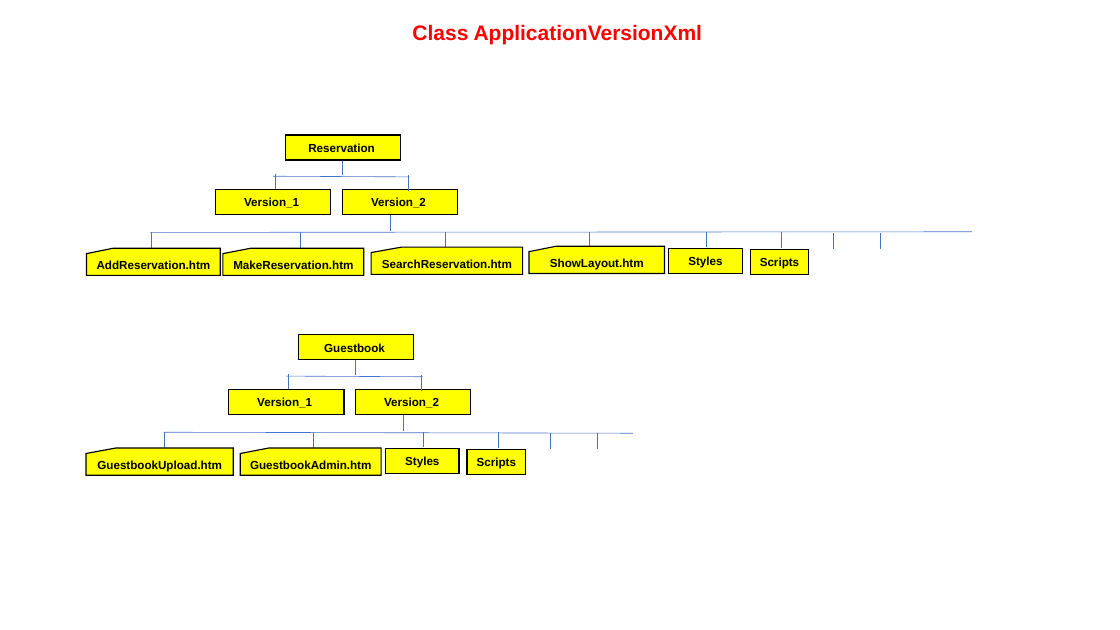
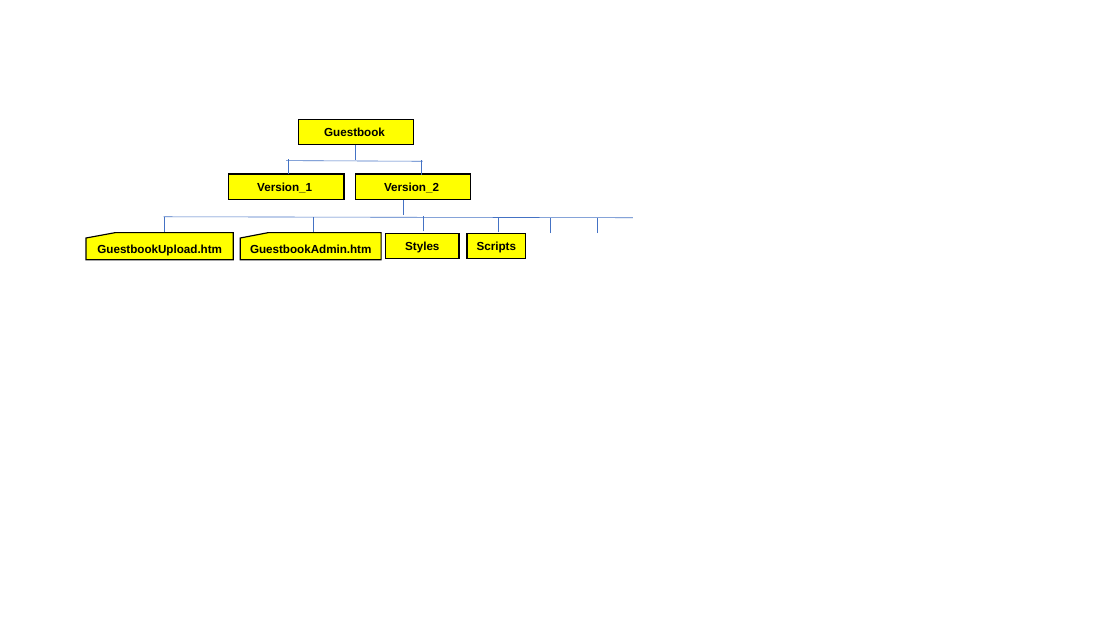
Before and after one commit to JazzLiveAarau/WwwXml, a slide deck: slide 3 of Descriptions/ApplicationVersionXml.pptx (slide 2 before the commit). Drawn at 1120x630 pixels with LibreOffice and Linux fonts; fonts in the diff are those of the drawing. Boxes give left, top, right and bottom in pixels: in the first picture for what was removed or moved away, otherwise in the second. Text is boxed around its words. In the diff, an @@ line names an element or a change of style, - is before the commit and + after.

```diff
--- a/Descriptions/ApplicationVersionXml.pptx
+++ b/Descriptions/ApplicationVersionXml.pptx
@@ text removed at [412,24,702,44] @@
-Class ApplicationVersionXml
@@ rectangle removed at [286,135,401,160] @@
-Reservation
@@ 5 lines, 1 rectangle: place and size @@
-5 lines, 1 rectangle at [151,174,410,248]
+5 lines, 1 rectangle at [164,159,423,232]
@@ line removed from (150, 233) to (972, 232) @@
@@ 2 flow chart punched cards, 1 rectangle, 1 line: place and size @@
-2 flow chart punched cards, 1 rectangle, 1 line at [86,335,633,475]
+2 flow chart punched cards, 1 rectangle, 1 line at [86,119,633,260]
@@ 2 lines, 1 rectangle: place and size @@
-2 lines, 1 rectangle at [301,160,458,248]
+2 lines, 1 rectangle at [313,145,471,232]
@@ rectangle "Styles": place and size @@
-rectangle "Styles" at [669,249,742,274]
+rectangle "Styles" at [386,233,459,258]
@@ line moved from (445, 248) - (445, 233) to (423, 232) - (423, 216) @@
@@ rectangle "Scripts": place and size @@
-rectangle "Scripts" at [750,250,809,275]
+rectangle "Scripts" at [467,234,526,259]
@@ line moved from (355, 376) - (355, 360) to (498, 232) - (498, 217) @@
@@ line moved from (707, 247) - (707, 232) to (550, 233) - (550, 218) @@
@@ line moved from (590, 247) - (590, 232) to (597, 233) - (597, 218) @@
@@ line removed from (781, 248) to (781, 233) @@
@@ line removed from (833, 249) to (833, 234) @@
@@ line removed from (881, 249) to (881, 234) @@
@@ flow chart punched card removed at [87,248,220,275] @@
-AddReservation.htm
@@ flow chart punched card removed at [223,248,364,275] @@
-MakeReservation.htm
@@ flow chart punched card removed at [371,247,523,274] @@
-SearchReservation.htm
@@ flow chart punched card removed at [529,246,665,273] @@
-ShowLayout.htm
@@ line removed from (287, 376) to (423, 377) @@
@@ line removed from (289, 390) to (289, 374) @@
@@ line removed from (422, 391) to (422, 376) @@
@@ rectangle removed at [229,390,344,415] @@
-Version_1
@@ rectangle removed at [355,390,471,415] @@
-Version_2
@@ line removed from (404, 431) to (404, 415) @@
@@ line removed from (164, 448) to (164, 433) @@
@@ line removed from (313, 448) to (313, 433) @@
@@ rectangle removed at [386,449,459,474] @@
-Styles
@@ line removed from (423, 447) to (423, 432) @@
@@ line removed from (498, 448) to (498, 433) @@
@@ line removed from (550, 449) to (550, 434) @@
@@ line removed from (597, 449) to (597, 434) @@
@@ rectangle removed at [467,450,526,475] @@
-Scripts
```
Also in this commit, not shown: 1 slide added, 1 other file.
